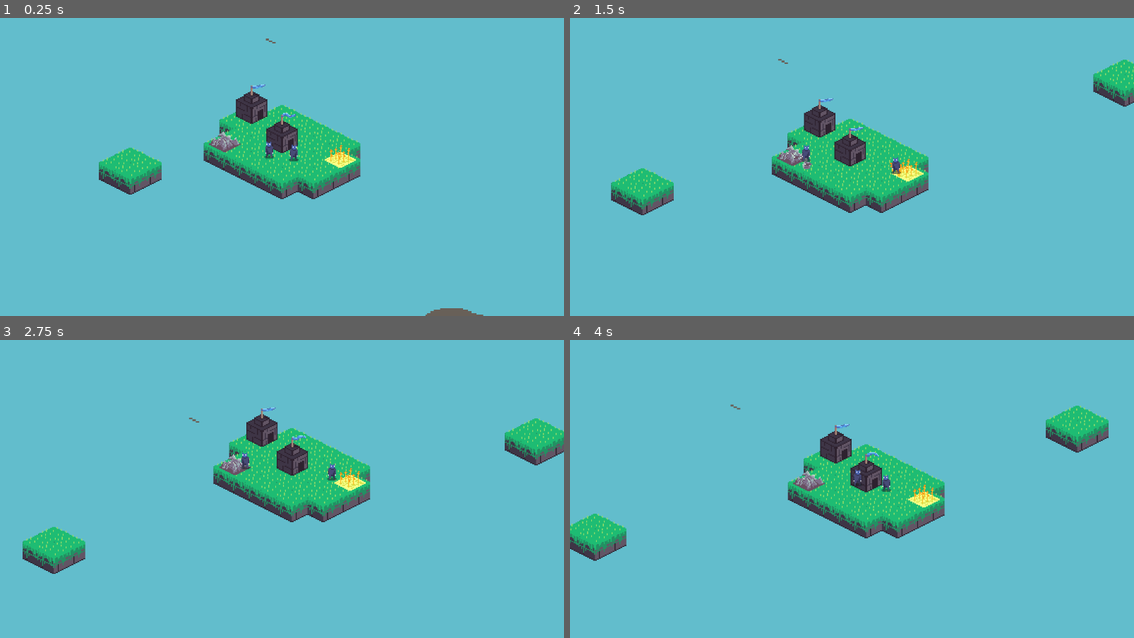
Above: before the commit, frames 1-4 (two rows, left to right).
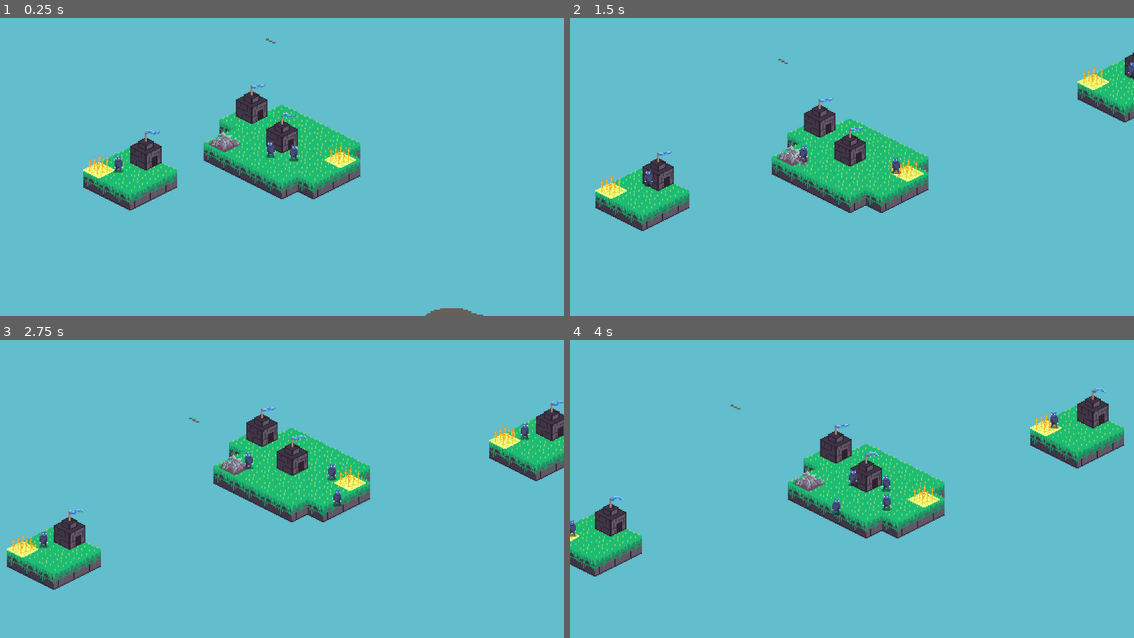
Above: after the commit, the same moments.

Repository: SuperSheaff/Ludum-Dare-55
Game: Godot game, scene res://world/world.tscn
Two runs of this game, one before a commit and one after it. Both use one fixed random seed, a clock stepped at 60 frames per second and the inputs below. This scene is started directly instead of the project's main scene. Sound files missing from this copy of the repository are replaced by a short silence.
Inputs (mouse positions are in pixels of both pictures, inside the frame that each line leads up to):
- Up to frame 1 (0.25 s): no input
- Up to frame 2 (1.5 s): tap Enter at 0.5 s; move the mouse to (976, 140) at 0.52 s; hold Space (summon) 0.53-1.28 s; move the mouse to (739, 172) at 1.27 s; tap Space (summon) at 1.35 s
- Up to frame 3 (2.75 s): move the mouse to (338, 408) at 2.02 s; hold Space (summon) from 2.03 s (still down)
- Up to frame 4 (4 s): move the mouse to (823, 542) at 2.77 s; release Space (summon) at 2.78 s; tap Space (summon) at 2.85 s; move the mouse to (1021, 527) at 3.52 s; hold Space (summon) from 3.53 s (still down)

The runs differ from the first frame. In frame 1, 2.3% of the frame differs, in the area x 14-49%, y 37-65%; in frame 2, 3.5%; in frame 3, 4.4%, in the area x 1-100%, y 20-84%; in frame 4, 4.3%.

Commit message:
islands

Diff:
--- a/GameData.gd
+++ b/GameData.gd
@@ -33,7 +33,7 @@
 	current_food += 1
 	if current_food >= DUDE_COST:
 		if player.get_population() < player.get_population_limit():
-			player.spawn_dude(1)
+			player.spawn_dude(false)
 			current_food -= DUDE_COST
 	print("Food: ", current_food)
 
--- a/Scenes/Characters/dude.tscn
+++ b/Scenes/Characters/dude.tscn
@@ -129,51 +129,15 @@
 "transitions": PackedFloat32Array(1, 1, 1, 1, 1, 1, 1, 1),
 "update": 1,
 "values": [32, 33, 34, 35, 36, 37, 38, 39]
-}
-
-[sub_resource type="Animation" id="Animation_vdfx3"]
-resource_name = "warrior_attack"
-length = 0.7
-loop_mode = 1
-tracks/0/type = "value"
-tracks/0/imported = false
-tracks/0/enabled = true
-tracks/0/path = NodePath("Sprite2D:frame")
-tracks/0/interp = 1
-tracks/0/loop_wrap = true
-tracks/0/keys = {
-"times": PackedFloat32Array(0, 0.1, 0.2, 0.3, 0.4, 0.5),
-"transitions": PackedFloat32Array(1, 1, 1, 1, 1, 1),
-"update": 1,
-"values": [40, 41, 42, 43, 44, 45]
-}
-
-[sub_resource type="Animation" id="Animation_vryjq"]
-resource_name = "enemy_idle"
-length = 0.8
-loop_mode = 1
-tracks/0/type = "value"
-tracks/0/imported = false
-tracks/0/enabled = true
-tracks/0/path = NodePath("Sprite2D:frame")
-tracks/0/interp = 1
-tracks/0/loop_wrap = true
-tracks/0/keys = {
-"times": PackedFloat32Array(0, 0.2, 0.4, 0.6),
-"transitions": PackedFloat32Array(1, 1, 1, 1),
-"update": 1,
-"values": [47, 48, 49, 50]
 }
 
 [sub_resource type="AnimationLibrary" id="AnimationLibrary_vlvy0"]
 _data = {
 "RESET": SubResource("Animation_h0pky"),
-"enemy_idle": SubResource("Animation_vryjq"),
 "idle": SubResource("Animation_yo22e"),
 "move": SubResource("Animation_h6lrw"),
 "move_food": SubResource("Animation_gipdy"),
 "move_ore": SubResource("Animation_7ip07"),
-"warrior_attack": SubResource("Animation_vdfx3"),
 "warrior_idle": SubResource("Animation_0nde8"),
 "warrior_move": SubResource("Animation_rk5jh")
 }
@@ -272,7 +236,5 @@
 dude = NodePath("../..")
 dude_animator = NodePath("../../AnimationPlayer")
 
-[node name="Hostage" type="Node" parent="StateMachine" node_paths=PackedStringArray("dude", "dude_animator")]
-script = ExtResource("14_3xqso")
-dude = NodePath("../..")
-dude_animator = NodePath("../../AnimationPlayer")
+[node name="DudeHostage" type="Node" parent="StateMachine"]
+script = ExtResource("14_j2u6d")
--- a/Scripts/Dude/States/Hostage/dude_hostage.gd
+++ b/Scripts/Dude/States/Hostage/dude_hostage.gd
@@ -3,7 +3,7 @@
 
 func Enter():
 	super.Enter()
-	dude_animator.play("enemy_idle")
+	dude_animator.play("warrior_move")
 
 func Update(delta: float):
 	super.Update(delta)
--- a/world/island.gd
+++ b/world/island.gd
@@ -3,6 +3,9 @@
 @onready var tilemap = get_node("TileMap")
 @onready var area_2d = get_node("Area2D")
 const dude_scene = preload("res://Scenes/Characters/dude.tscn")
+const house_scene = preload("res://Scenes/Buildings/house.tscn")
+const food_scene = preload("res://Scenes/Resources/food.tscn")
+const barracks_scene = preload("res://Scripts/barracks.gd")
 
 #var velocity = Vector2.ZERO
 var _direction = Vector2.ZERO
@@ -23,17 +26,17 @@
 	pass
 
 
-func spawn_dude(initial_state):
-	if initial_state:
-		var new_dude = dude_scene.instantiate()
-		new_dude.island = self
-		var house = new_dude.find_nearest_house()
-		AudioManager.play("spawn", -9)
-		if house:
-			new_dude.house = house
-			add_child(new_dude)
-	else:
-		pass
+func spawn_dude(is_hostage):
+	var new_dude = dude_scene.instantiate()
+	new_dude.island = self
+	var house = new_dude.find_nearest_house()
+	AudioManager.play("spawn", -9)
+	if house:
+		new_dude.house = house
+		add_child(new_dude)
+
+	if is_hostage:
+		new_dude.get_node("StateMachine").on_child_transition(DudeState, "DudeHostage")
 
 	# change hostage state
 
@@ -99,8 +102,15 @@
 	_get_collision_shape()
 	_get_collision_edge(false)
 
-	# spawn hosues
+	var house = house_scene.instantiate()
+	house.position = tilemap.map_to_local(Vector2(-1,-1))
+	add_child(house)
 
+	var farm = food_scene.instantiate()
+	farm.position = tilemap.map_to_local(Vector2(-2, 1))
+	add_child(farm)
+
+	spawn_dude(true)
 
 	# spawn food
 
--- a/world/island.tscn
+++ b/world/island.tscn
@@ -11,6 +11,6 @@
 [node name="TileMap" type="TileMap" parent="."]
 tile_set = ExtResource("2_jpvje")
 format = 2
-layer_0/tile_data = PackedInt32Array(65535, 2, 0, 65534, 2, 0, -2, 2, 0, -1, 2, 0)
+layer_0/tile_data = PackedInt32Array(65535, 2, 0, 65534, 2, 0, -2, 2, 0, -1, 2, 0, 0, 2, 0, 65536, 2, 0, 131071, 2, 0, 131070, 2, 0, -65536, 2, 0)
 
 [node name="Area2D" type="Area2D" parent="."]
--- a/world/player.gd
+++ b/world/player.gd
@@ -24,8 +24,8 @@
 	GameData.player = self
 	_get_collision_shape()
 	_get_collision_edge(true)
-	spawn_dude(1)
-	spawn_dude(1)
+	spawn_dude(false)
+	spawn_dude(false)
 
 
 
@@ -57,7 +57,7 @@
 func _island_collision(local_cs, other_cs, delta):
 	camera.camera_shake()
 	AudioManager.play("collide", -8, 0.7)
-	#_collision_physics(other_cs.get_parent().get_parent(), delta)
+	_collision_physics(other_cs.get_parent().get_parent(), delta)
 	_merge_island(local_cs, other_cs)
 	camera.update_camera_zoom_pos()
 	collisions.clear()
--- a/world/player.tscn
+++ b/world/player.tscn
@@ -14,7 +14,7 @@
 script = ExtResource("2_65w22")
 
 [node name="TileMap" parent="." index="0"]
-layer_0/tile_data = PackedInt32Array(65535, 2, 0, 65534, 2, 0, -2, 2, 0, -1, 2, 0, -3, 2, 0, 65533, 2, 0, 65532, 2, 0, -4, 2, 0, -5, 2, 0, -65540, 2, 0, -65541, 2, 0, -131076, 2, 0, -131075, 2, 0, -65539, 2, 0, -65538, 2, 0, -131074, 2, 0, -65537, 2, 0, -131072, 2, 0, -131073, 2, 0, -196608, 2, 0, -131071, 2, 0, -65535, 2, 0, 1, 2, 0, 0, 2, 0, 65536, 2, 0, 131071, 2, 0, -65536, 2, 0, 131070, 2, 0, 131069, 2, 0, 131068, 2, 0)
+layer_0/tile_data = PackedInt32Array(65535, 2, 0, 65534, 2, 0, -2, 2, 0, -1, 2, 0, 0, 2, 0, 65536, 2, 0, 131071, 2, 0, 131070, 2, 0, -65536, 2, 0, -3, 2, 0, 65533, 2, 0, 65532, 2, 0, -4, 2, 0, -5, 2, 0, -65540, 2, 0, -65541, 2, 0, -131076, 2, 0, -131075, 2, 0, -65539, 2, 0, -65538, 2, 0, -131074, 2, 0, -65537, 2, 0, -131072, 2, 0, -131073, 2, 0, -196608, 2, 0, -131071, 2, 0, -65535, 2, 0, 1, 2, 0, 131069, 2, 0, 131068, 2, 0)
 
 [node name="House" parent="." index="2" groups=["Houses"] instance=ExtResource("4_q7pwu")]
 position = Vector2(1, -71)
Not shown: 2 places in Scenes/Characters/dude.tscn that only renumber resources
